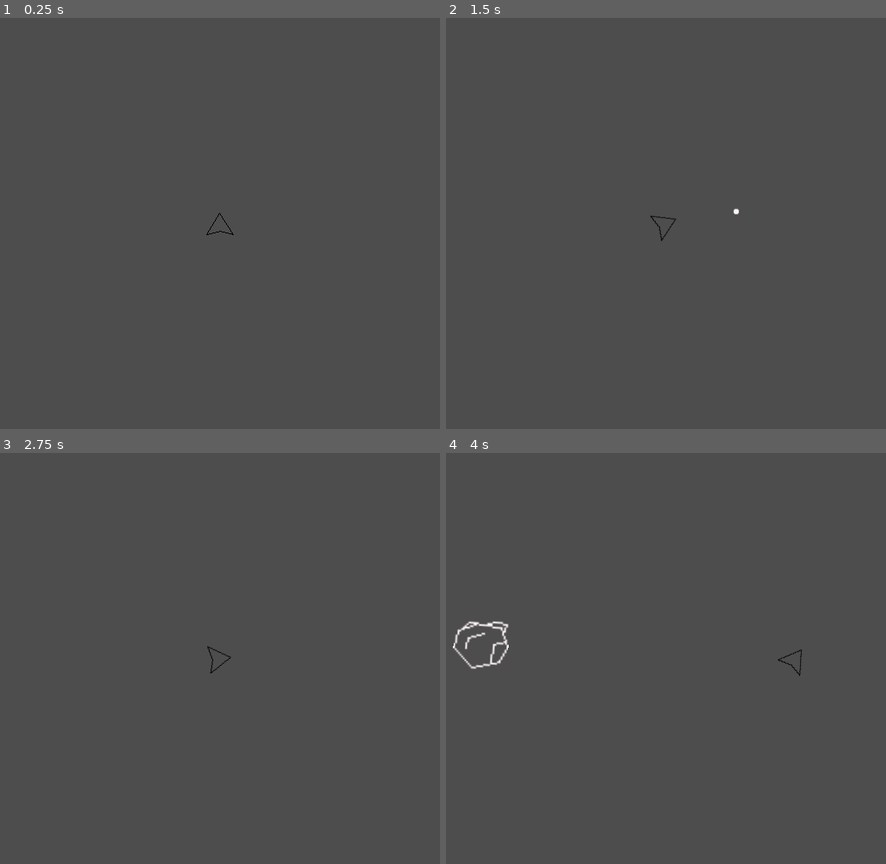
Above: before the commit, frames 1-4 (two rows, left to right).
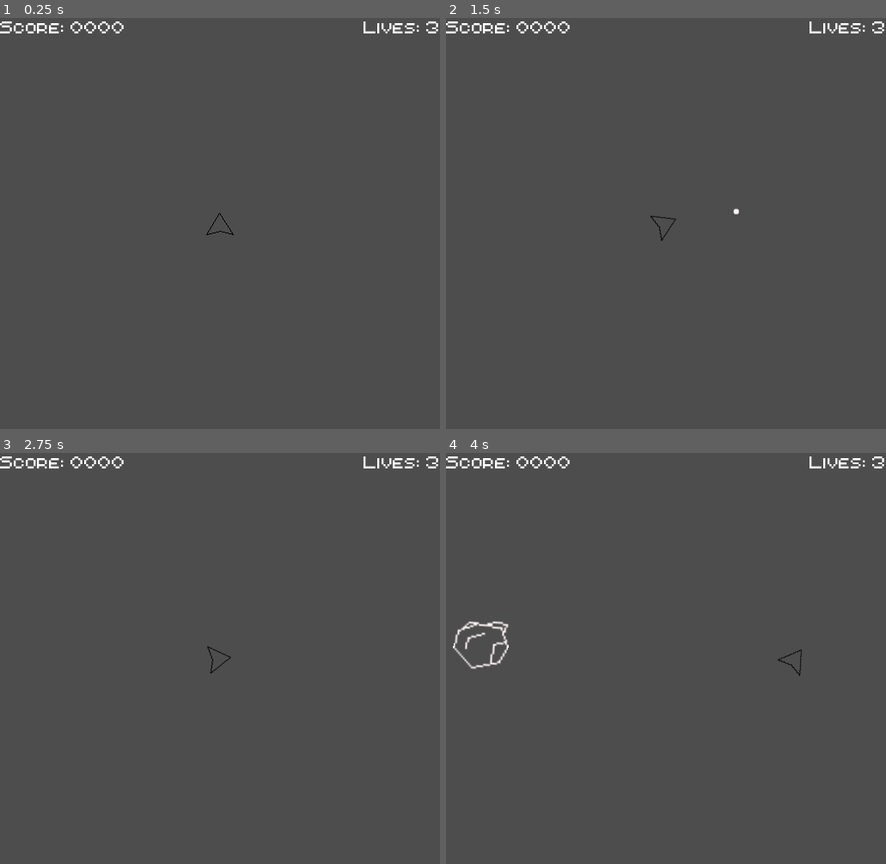
Above: after the commit, the same moments.

Repository: mgarrod193/Asteroids-Clone
Game: Godot game, scene res://Scenes/GameScene.tscn
The game is run twice, just before and just after one commit, with the same random seed, the same clock (stepped at 60 frames per second) and the same inputs.
Inputs (mouse positions are in pixels of both pictures, inside the frame that each line leads up to):
- Up to frame 1 (0.25 s): no input
- Up to frame 2 (1.5 s): tap Enter at 0.5 s; move the mouse to (762, 202) at 0.52 s; hold D (rotate_right) 0.53-1.28 s; click (762, 202) at 0.6 s; move the mouse to (578, 244) at 1.27 s; hold A (rotate_left) from 1.28 s (still down); click (578, 244) at 1.35 s
- Up to frame 3 (2.75 s): move the mouse to (264, 568) at 2.02 s; release A (rotate_left) at 2.03 s; hold D (rotate_right) from 2.03 s (still down); click (264, 568) at 2.1 s
- Up to frame 4 (4 s): move the mouse to (644, 740) at 2.77 s; release D (rotate_right) at 2.78 s; hold W (forward) 2.78-3.53 s; click (644, 740) at 2.85 s; move the mouse to (798, 720) at 3.52 s; hold A (rotate_left) from 3.53 s (still down); click (798, 720) at 3.6 s

The runs differ from the first frame. In frame 1, 0.6% of the frame differs, in the area x 0-100%, y 0-4%; in frame 2, 0.6%; in frame 3, 0.6%; in frame 4, 0.6%.

Commit message:
added Basic HUD scene with score and lives text (does not currently update)

Diff:
--- a/Resources/bullet.tres
+++ b/Resources/bullet.tres
@@ -1,7 +1,7 @@
 [gd_resource type="Resource" script_class="projectileData" format=3 uid="uid://lp7sfeinnsiv"]
 
 [ext_resource type="Script" uid="uid://6npbs5860c6e" path="res://Scripts/projectileData.gd" id="1_2hlfa"]
-[ext_resource type="Texture2D" uid="uid://kkiikala5umq" path="res://Sprites/bulletplaceholder.png" id="2_v5kv0"]
+[ext_resource type="Texture2D" uid="uid://kkiikala5umq" path="res://Art/Sprites/bulletplaceholder.png" id="2_v5kv0"]
 
 [resource]
 script = ExtResource("1_2hlfa")
--- a/Scenes/Asteroid.tscn
+++ b/Scenes/Asteroid.tscn
@@ -1,7 +1,7 @@
 [gd_scene format=3 uid="uid://dc8q3eknhl3fi"]
 
 [ext_resource type="Script" uid="uid://d1pmti0ulo3a2" path="res://Scripts/asteroid.gd" id="1_a2bka"]
-[ext_resource type="Texture2D" uid="uid://dygprckb5ws30" path="res://Sprites/placeholderAsteroid.png" id="2_rvlwq"]
+[ext_resource type="Texture2D" uid="uid://dygprckb5ws30" path="res://Art/Sprites/placeholderAsteroid.png" id="2_rvlwq"]
 
 [sub_resource type="PhysicsMaterial" id="PhysicsMaterial_jnrf0"]
 friction = 0.0
--- a/Scenes/GameScene.tscn
+++ b/Scenes/GameScene.tscn
@@ -3,6 +3,7 @@
 [ext_resource type="PackedScene" uid="uid://nklf1vrn55rc" path="res://Scenes/Player.tscn" id="1_2wl7v"]
 [ext_resource type="Script" uid="uid://bg8st0d84111g" path="res://Scripts/game_scene.gd" id="1_4bvgx"]
 [ext_resource type="PackedScene" uid="uid://dc8q3eknhl3fi" path="res://Scenes/Asteroid.tscn" id="2_3mbwn"]
+[ext_resource type="PackedScene" uid="uid://cx8qwj4i1y367" path="res://Scenes/hud.tscn" id="4_jwv4s"]
 
 [sub_resource type="Curve2D" id="Curve2D_2wl7v"]
 _data = {
@@ -29,4 +30,15 @@
 [node name="StartingPos" type="Marker2D" parent="." unique_id=348888802]
 position = Vector2(256, 240)
 
+[node name="HUD" parent="." unique_id=419437901 instance=ExtResource("4_jwv4s")]
+
+[node name="Background" type="ColorRect" parent="." unique_id=239682668]
+visible = false
+anchors_preset = 15
+anchor_right = 1.0
+anchor_bottom = 1.0
+grow_horizontal = 2
+grow_vertical = 2
+color = Color(0, 0, 0, 1)
+
 [connection signal="timeout" from="AsteroidTimer" to="." method="_on_asteroid_timer_timeout"]
--- a/Scenes/Player.tscn
+++ b/Scenes/Player.tscn
@@ -3,7 +3,7 @@
 [ext_resource type="Script" uid="uid://cmjlsudmv42mr" path="res://Scripts/Player/player.gd" id="1_kyqiw"]
 [ext_resource type="Script" uid="uid://bbiwums7gkik1" path="res://Scripts/Player/movement.gd" id="1_rpqav"]
 [ext_resource type="Script" uid="uid://xng5toel4uge" path="res://Scripts/Player/weapon.gd" id="3_dewec"]
-[ext_resource type="Texture2D" uid="uid://6p12plvnubh7" path="res://Sprites/Asteroidplaceholderplayer.png" id="3_gntrk"]
+[ext_resource type="Texture2D" uid="uid://6p12plvnubh7" path="res://Art/Sprites/Asteroidplaceholderplayer.png" id="3_gntrk"]
 [ext_resource type="PackedScene" uid="uid://cg1p3aarjgnjd" path="res://Scenes/Projectile.tscn" id="4_5ixxa"]
 
 [node name="Player" type="CharacterBody2D" unique_id=69791035]
--- a/Scenes/Projectile.tscn
+++ b/Scenes/Projectile.tscn
@@ -1,6 +1,6 @@
 [gd_scene format=3 uid="uid://cg1p3aarjgnjd"]
 
-[ext_resource type="Texture2D" uid="uid://kkiikala5umq" path="res://Sprites/bulletplaceholder.png" id="1_0pm0o"]
+[ext_resource type="Texture2D" uid="uid://kkiikala5umq" path="res://Art/Sprites/bulletplaceholder.png" id="1_0pm0o"]
 [ext_resource type="Script" uid="uid://rh0hxxydya75" path="res://Scripts/projectile.gd" id="1_k1cl8"]
 [ext_resource type="Resource" uid="uid://lp7sfeinnsiv" path="res://Resources/bullet.tres" id="2_y0kec"]
 
--- /dev/null
+++ b/Scenes/hud.tscn
@@ -0,0 +1,27 @@
+[gd_scene format=3 uid="uid://cx8qwj4i1y367"]
+
+[ext_resource type="FontFile" uid="uid://cqiwgykpr5onr" path="res://Art/Text/neatpixels-standard.ttf" id="1_e0onf"]
+
+[node name="HUD" type="CanvasLayer" unique_id=419437901]
+
+[node name="ScoreText" type="Label" parent="." unique_id=976921588]
+offset_right = 40.0
+offset_bottom = 23.0
+size_flags_horizontal = 3
+theme_override_fonts/font = ExtResource("1_e0onf")
+text = "Score: 0000"
+vertical_alignment = 2
+
+[node name="LivesText" type="Label" parent="." unique_id=1565701895]
+anchors_preset = 1
+anchor_left = 1.0
+anchor_right = 1.0
+offset_left = -40.0
+offset_bottom = 23.0
+grow_horizontal = 0
+size_flags_horizontal = 2
+size_flags_vertical = 0
+theme_override_fonts/font = ExtResource("1_e0onf")
+text = "Lives: 3"
+horizontal_alignment = 2
+vertical_alignment = 2
--- a/project.godot
+++ b/project.godot
@@ -23,11 +23,11 @@
 [file_customization]
 
 folder_colors={
+"res://Art/": "yellow",
 "res://Audio/": "pink",
 "res://Resources/": "purple",
 "res://Scenes/": "green",
-"res://Scripts/": "blue",
-"res://Sprites/": "yellow"
+"res://Scripts/": "blue"
 }
 
 [input]
Renamed: Sprites/Asteroidplaceholderplayer.png -> Art/Sprites/Asteroidplaceholderplayer.png
Not shown, changed: Art/Sprites/Asteroidplaceholderplayer.png.import
Renamed: Sprites/bulletplaceholder.png -> Art/Sprites/bulletplaceholder.png
Not shown, changed: Art/Sprites/bulletplaceholder.png.import
Renamed: Sprites/placeholderAsteroid.png -> Art/Sprites/placeholderAsteroid.png
Not shown, changed: Art/Sprites/placeholderAsteroid.png.import
Binary file added: Art/Text/neatpixels-standard.ttf
Not shown, added: Art/Text/neatpixels-standard.ttf.import
